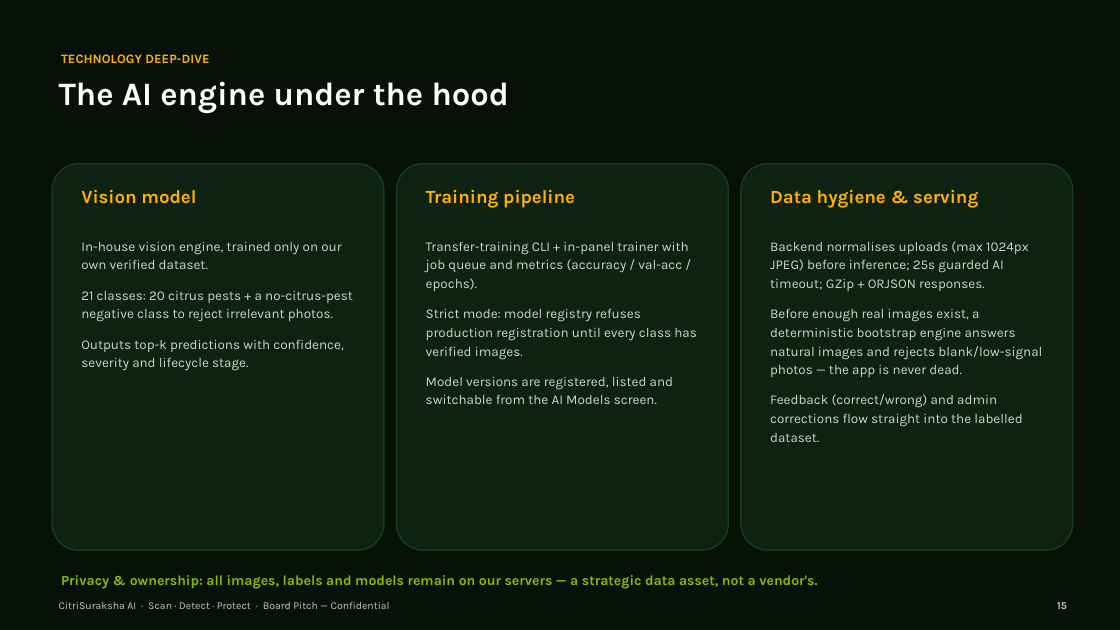
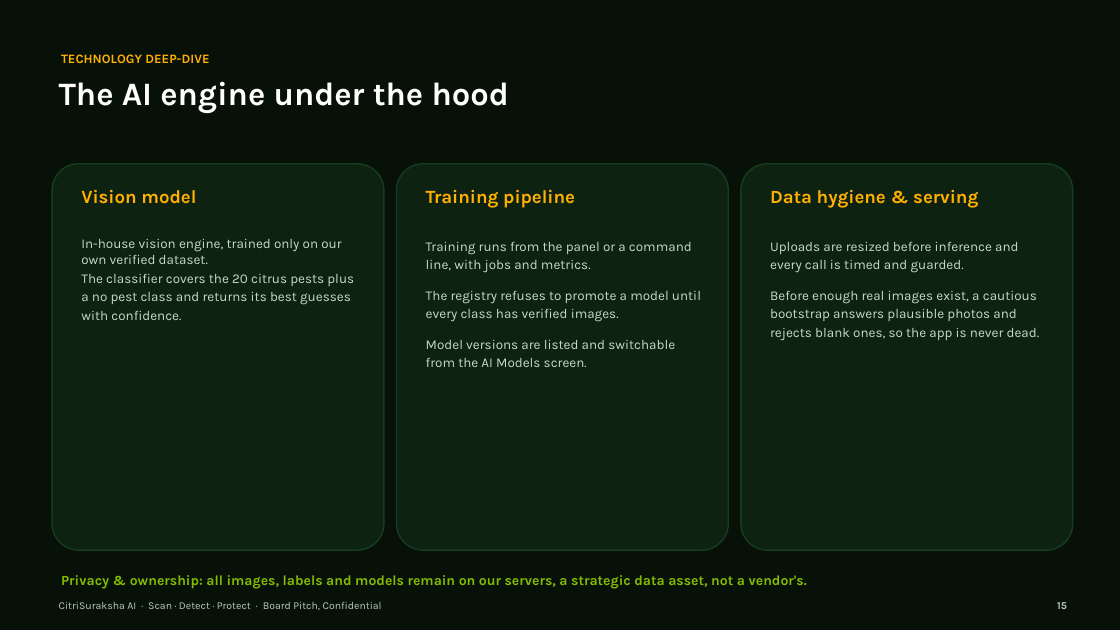
Before and after one commit to jagthapsaurabh/citrisurksha_ai, a slide deck: slide 15 of docs/pitch/CitriSuraksha_AI_Board_Pitch.pptx. Drawn at 1120x630 pixels with LibreOffice and Linux fonts; fonts in the diff are those of the drawing. Boxes give left, top, right and bottom in pixels: in the first picture for what was removed or moved away, otherwise in the second. Text is boxed around its words. In the diff, an @@ line names an element or a change of style, - is before the commit and + after.

Commit message:
Board deck copy: human voice, no versions/counts, ops line removed, no em-dashes (humanize_deck.py, idempotent)

```diff
--- a/docs/pitch/CitriSuraksha_AI_Board_Pitch.pptx
+++ b/docs/pitch/CitriSuraksha_AI_Board_Pitch.pptx
@@ text at box(81, 239, 354, 320): text changed @@
-In-house vision engine, trained only on our own verified dataset.
-21 classes: 20 citrus pests + a no-citrus-pest negative class to reject irrelevant photos.
-Outputs top-k predictions with confidence, severity and lifecycle stage.
+In-house vision engine, trained only on our own verified dataset.
+The classifier covers the 20 citrus pests plus a no pest class and returns its best guesses with confidence.
@@ text at box(426, 242, 701, 367): text changed @@
-Transfer-training CLI + in-panel trainer with job queue and metrics (accuracy / val-acc / epochs).
-Strict mode: model registry refuses production registration until every class has verified images.
-Model versions are registered, listed and switchable from the AI Models screen.
+Training runs from the panel or a command line, with jobs and metrics.
+The registry refuses to promote a model until every class has verified images.
+Model versions are listed and switchable from the AI Models screen.
@@ text at box(770, 242, 1040, 341): text changed @@
-Backend normalises uploads (max 1024px JPEG) before inference; 25s guarded AI timeout; GZip + ORJSON responses.
-Before enough real images exist, a deterministic bootstrap engine answers natural images and rejects blank/low-signal photos — the app is never dead.
-Feedback (correct/wrong) and admin corrections flow straight into the labelled dataset.
+Uploads are resized before inference and every call is timed and guarded.
+Before enough real images exist, a cautious bootstrap answers plausible photos and rejects blank ones, so the app is never dead.
@@ text at box(61, 575, 807, 589): text changed @@
-Privacy & ownership: all images, labels and models remain on our servers — a strategic data asset, not a vendor's.
+Privacy & ownership: all images, labels and models remain on our servers, a strategic data asset, not a vendor's.
@@ text at box(59, 602, 382, 610): text changed @@
-CitriSuraksha AI · Scan · Detect · Protect · Board Pitch — Confidential
+CitriSuraksha AI · Scan · Detect · Protect · Board Pitch, Confidential
```
Also in this commit, not shown: 25 other slides changed, 1 other file.
